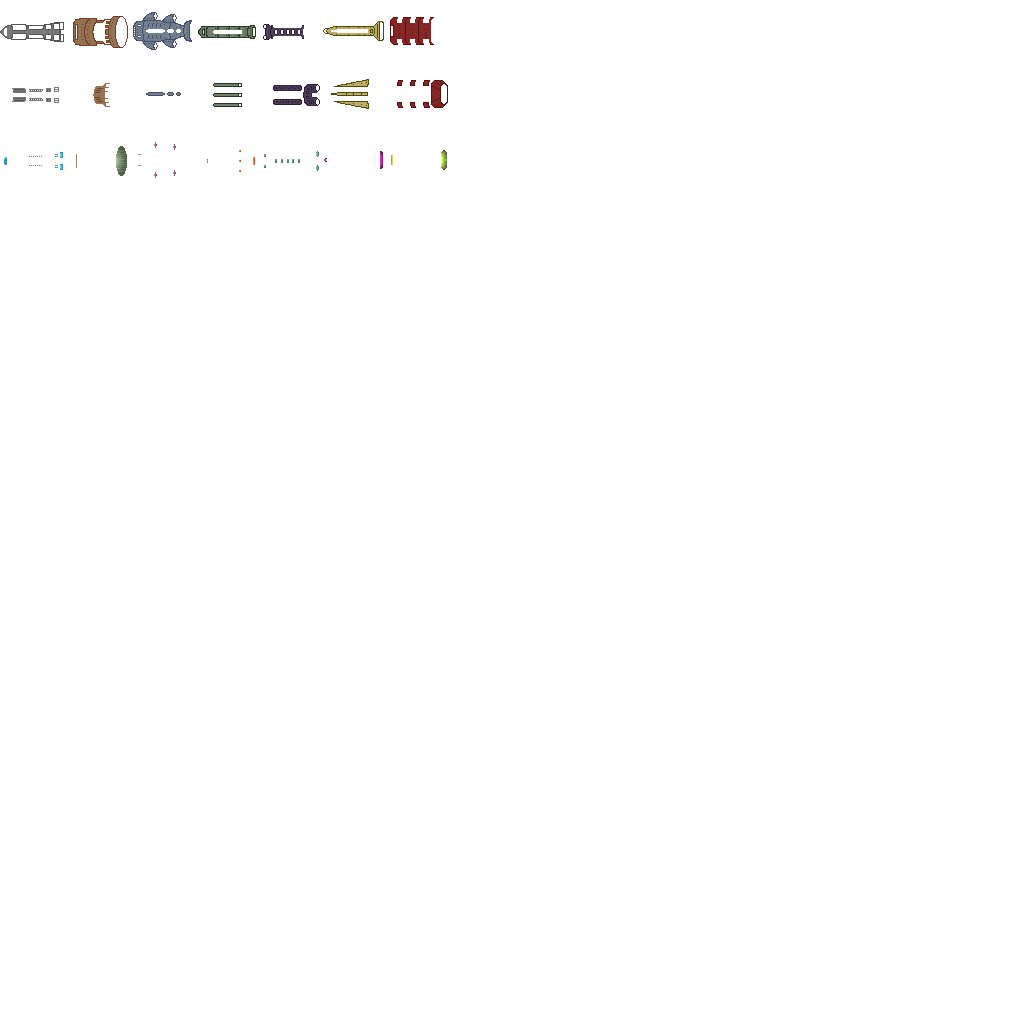
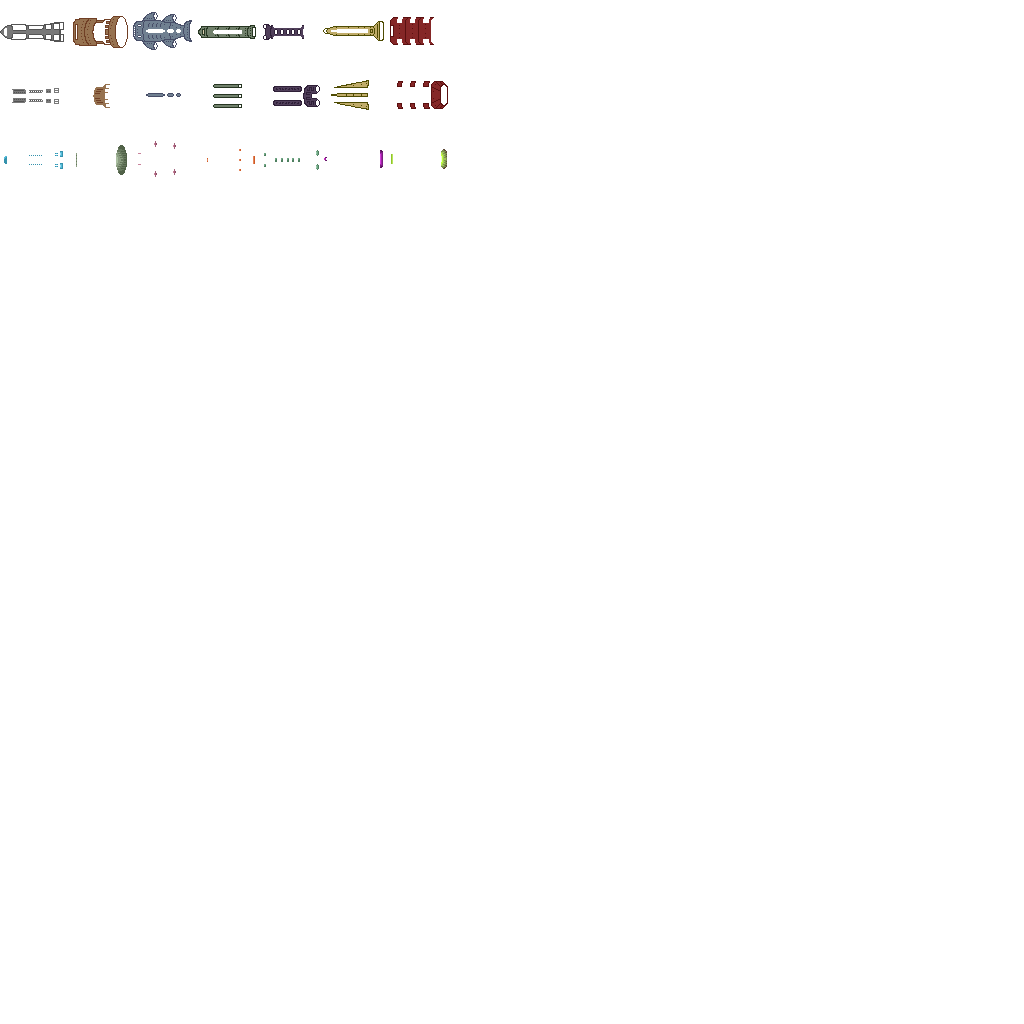
Layered file, before and after one edit (1024×1024). Changes by layer:
painted on "ships.png" over [4, 79, 448, 178]
